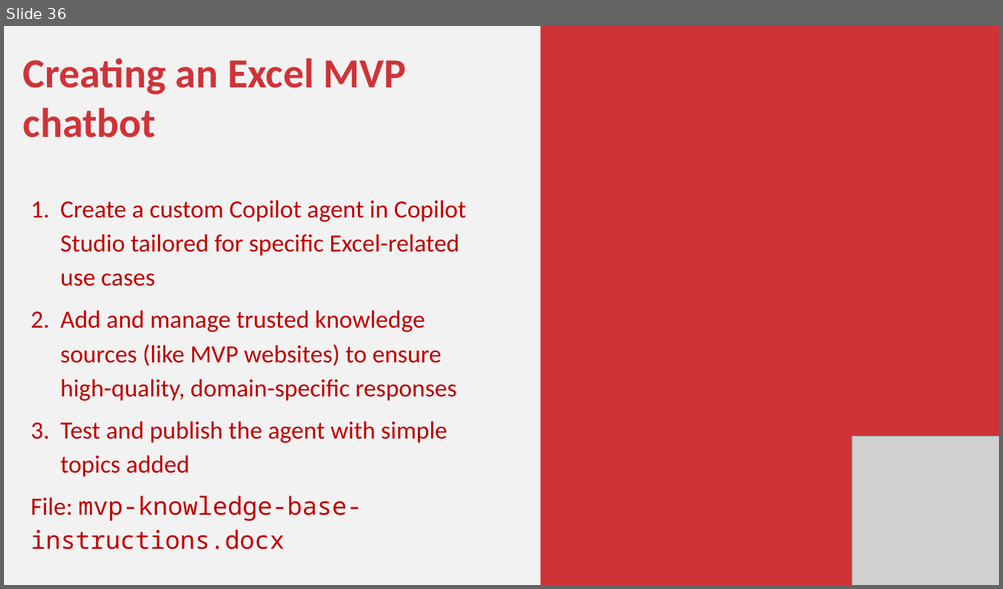
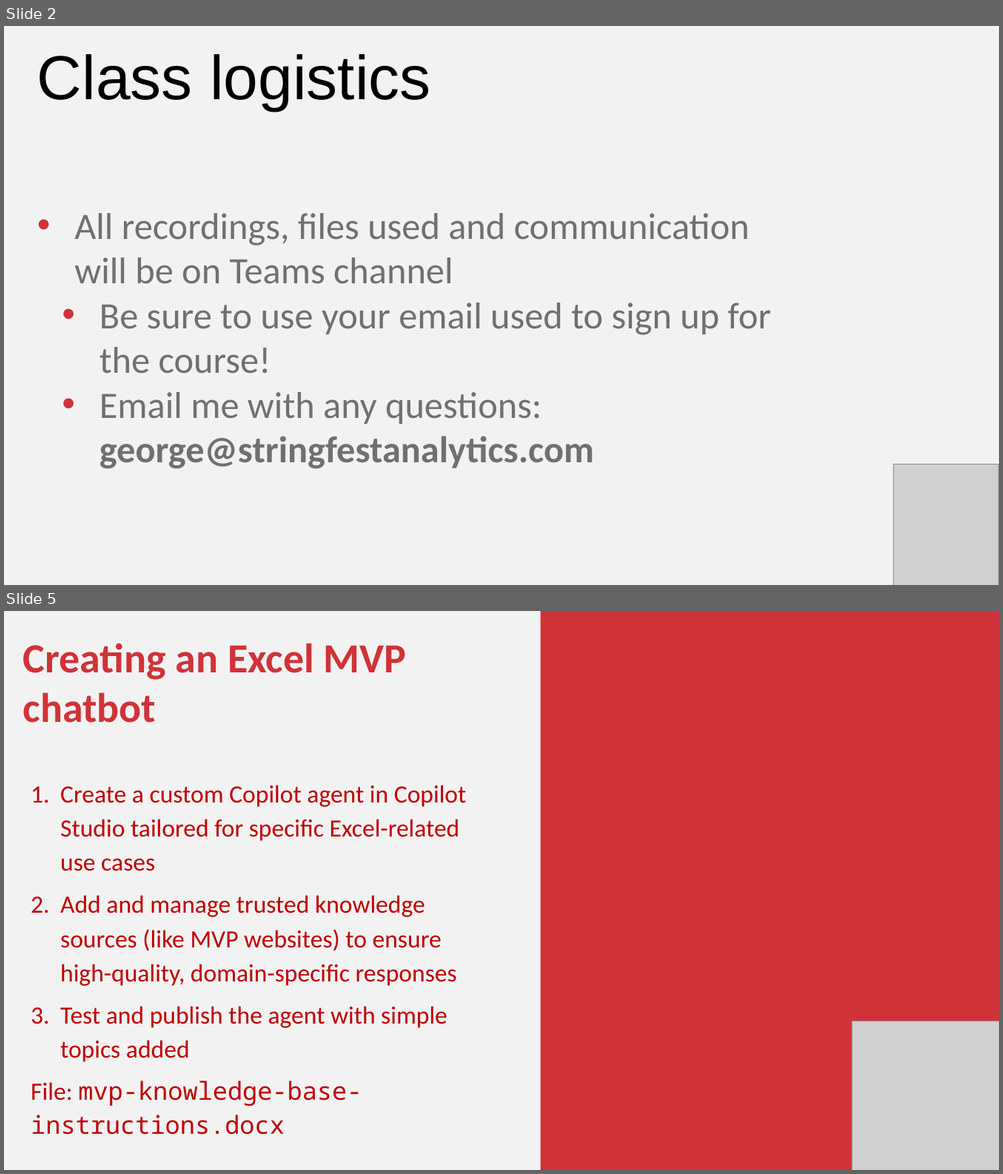
Before and after one commit to stringfestdata/ai-for-excel-in-a-week, a slide deck: day-5-copilot-studio/day-5-copilot-studio.pptx. Shown one above the other, each under a label of ours: slide 36 before the commit, slides 2 and 5 after it; the slides between them are not shown. The pictures are 1003x589 and 1003x1174 pixels, drawn with LibreOffice and Linux fonts; fonts in the diff are those of the drawing; grey boxes stand for pictures. Boxes give left, top, right and bottom in pixels: in the first picture for what was removed or moved away, otherwise in the second. Text is boxed around its words. In the diff, an @@ line names an element or a change of style, - is before the commit and + after.

```diff
--- a/day-5-copilot-studio/day-5-copilot-studio.pptx
+++ b/day-5-copilot-studio/day-5-copilot-studio.pptx
@@ slide 2 added at [4, 26, 999, 585], background #F2F2F2 @@
@@ text added at [37, 54, 431, 111], 90 pt, text #000000 @@
+Class logistics
@@ text added at [74, 213, 771, 469], 54 pt, text #707070 @@
+• All recordings, files used and communication will be on Teams channel
+  • Be sure to use your email used to sign up for the course!
+  • Email me with any questions: george@stringfestanalytics.com
@@ picture added at [893, 464, 998, 585] @@
@@ what was slide 36 is now slide 5 @@
```
Also in this commit, not shown: 9 other slides added, 36 slides removed, 40 other files.
